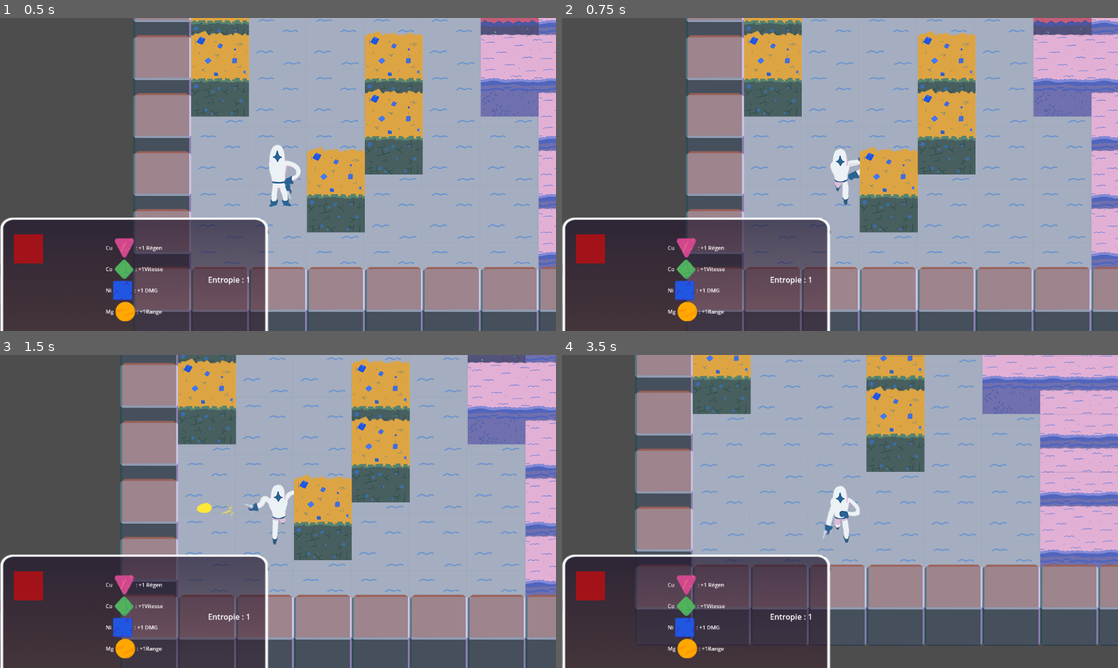
Above: before the commit, frames 1-4 (two rows, left to right).
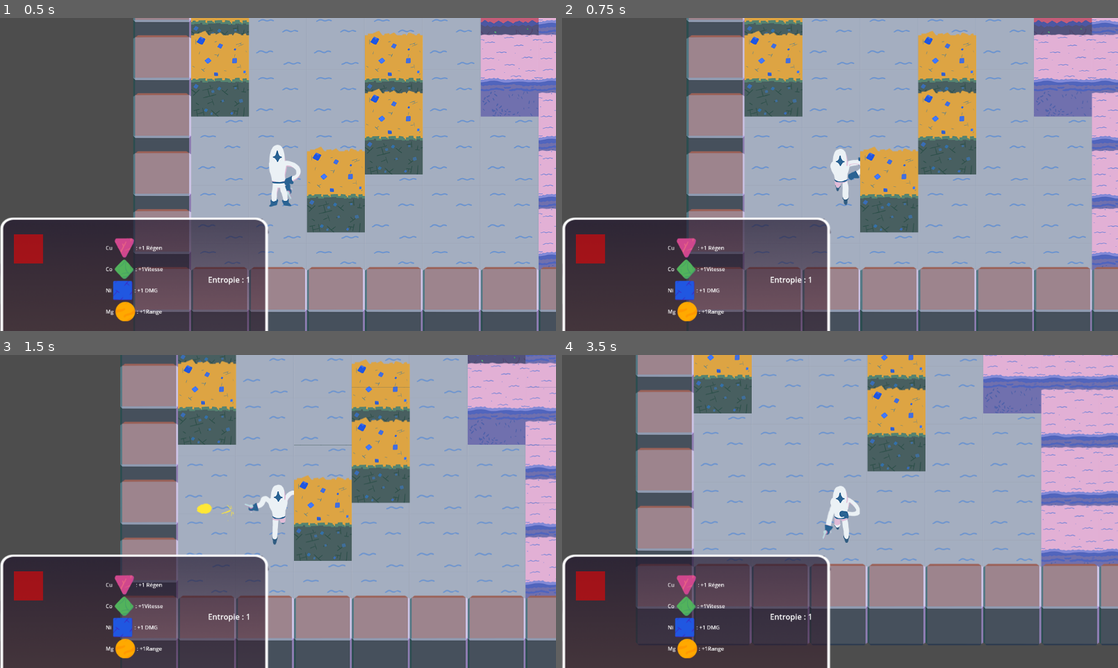
Above: after the commit, the same moments.

Repository: ParisRomane/Scientific_game_jam
Game: Godot game, scene res://scenes/concrete_scenes/game.tscn
The game is run twice, just before and just after one commit, with the same random seed, the same clock (stepped at 60 frames per second) and the same inputs. This scene is started directly instead of the project's main scene.
Inputs (mouse positions are in pixels of both pictures, inside the frame that each line leads up to):
- Up to frame 1 (0.5 s): no input
- Up to frame 2 (0.75 s): tap Enter at 0.5 s; move the mouse to (962, 158) at 0.52 s; press the mouse at (962, 158) at 0.53 s; hold Right (ui_right) from 0.53 s (still down)
- Up to frame 3 (1.5 s): tap Space (ui_select) at 0.77 s; move the mouse to (166, 527) at 1.27 s; release Right (ui_right) at 1.28 s; release the mouse at (166, 527) at 1.28 s; hold Down (ui_down) from 1.28 s (still down); click (166, 527) at 1.35 s
- Up to frame 4 (3.5 s): tap Space (ui_select) at 1.52, 3.02 s; move the mouse to (895, 442) at 2.02 s; release Down (ui_down) at 2.03 s; press the mouse at (895, 442) at 2.03 s; hold Right (ui_right) 2.03-2.78 s; move the mouse to (812, 574) at 2.77 s; release the mouse at (812, 574) at 2.78 s; hold Up (ui_up) from 2.78 s (still down); click (812, 574) at 2.85 s

Frame 1 is identical in both runs. In frame 2, 2.6% of the frame differs, in the area x 22-100%, y 0-100%; in frame 3, 4.6%; in frame 4, 6.2%, in the area x 13-100%, y 0-93%.

Commit message:
lobby server update and arm synchro

Diff:
--- a/scenes/UIs/UI.tscn
+++ b/scenes/UIs/UI.tscn
@@ -1,10 +1,10 @@
-[gd_scene load_steps=6 format=3]
+[gd_scene load_steps=6 format=3 uid="uid://fdhrndqmcpp5"]
 
 [ext_resource type="Script" path="res://scripts/UI.gd" id="1_xkwvf"]
 [ext_resource type="Texture2D" uid="uid://dkoapkls5ypuw" path="res://assets/component/rond_smal_0.png" id="2_15a7m"]
-[ext_resource type="Texture2D" uid="uid://q5o5evpwgdud" path="res://assets/environement/no_gems.png" id="2_od3pk"]
+[ext_resource type="Texture2D" uid="uid://dvfvchb6qowus" path="res://assets/environement/no_gems.png" id="2_od3pk"]
 [ext_resource type="Texture2D" uid="uid://cb3httmd3h0to" path="res://assets/component/people_icon.png" id="4_e57v1"]
-[ext_resource type="Texture2D" uid="uid://cpcj4wmlaj7q2" path="res://assets/ui_crop.png" id="5_lq4km"]
+[ext_resource type="Texture2D" uid="uid://btitpgwojv5mu" path="res://assets/ui_crop.png" id="5_lq4km"]
 
 [node name="UI" type="Control"]
 z_index = 100
@@ -92,3 +92,5 @@
 offset_right = 520.0
 offset_bottom = 552.0
 text = "Entropie : 1"
+
+[node name="Sprite2D" type="Sprite2D" parent="."]
--- a/scripts/Player.gd
+++ b/scripts/Player.gd
@@ -25,7 +25,7 @@
 var shoot
 var suicide
 @export var is_player = true;
-signal send(position, pv, stat_speed, stat_damage, stat_regen, stat_range, name )
+signal send(name, position, pv, list_stat, arm )
 
 var ACC = 50
 
@@ -70,8 +70,18 @@
 		vel = velocity
 		$Arm.look_at(get_global_mouse_position())
 		update_pv(delta)
-		emit_signal("send", position, pv, stat_speed, stat_damage, stat_regen, stat_range, name)
+		emit_signal("send",name, position, pv, [stat_speed, stat_damage, stat_regen, stat_range], get_global_mouse_position())
 	#update_position()
+	if !is_dead:
+		var coef = 1/(float(pv_default)/float(pv))
+		$AnimatedSprite2D.modulate = Color(1, coef, coef)
+		$Arm.modulate = Color(1, coef, coef)
+	else :
+		$AnimatedSprite2D.modulate = Color(1, 1,1)
+	movement_loop()
+	shooting()
+	animation_loop()
+
 
 func hit(damage):
 	pv -= damage
@@ -105,16 +115,6 @@
 	shoot = Input.is_action_pressed("shoot")
 	suicide = Input.is_action_just_pressed("ui_cancel")
 
-	if !is_dead:
-		var coef = 1/(float(pv_default)/float(pv))
-		$AnimatedSprite2D.modulate = Color(1, coef, coef)
-		$Arm.modulate = Color(1, coef, coef)
-	else :
-		$AnimatedSprite2D.modulate = Color(1, 1,1)
-
-	movement_loop()
-	shooting()
-	animation_loop()
 
 func movement_loop():
 	var speed = max_speed * (1 + 0.2 * stat_speed)
--- a/scripts/game.gd
+++ b/scripts/game.gd
@@ -14,8 +14,14 @@
 	pass
 
 func _ready():
+	get_tree().set_auto_accept_quit(false)
 	udp.connect_to_host("127.0.0.1", port)
 
+func _notification(what):
+	if what == NOTIFICATION_WM_CLOSE_REQUEST:
+		#player dies
+		get_tree().quit()
+		pass
 
 func _process(delta):
 	for i in range (udp.get_available_packet_count()) :
@@ -36,12 +42,13 @@
 	if (datas != null):
 		for data in datas :
 			if ( data['name'] != player ):
-				#get_node("Map/"+data['name']).change_setting(data['stat'])
 				var position = Vector2(data['position'][0],data['position'][1])
 				if (position != get_node("Level/"+data['name']).position ):
 					get_node("Level/"+data['name']).position = position
-				#get_node("Map/"+data['name']).pv = data['pv']
+				get_node("Level/"+data['name']).pv = data['pv']
+				get_node("Level/"+data['name']).change_setting(data['stat'])
+				get_node("Level/"+data['name']+"/Arm").look_at(Vector2 (data['arm'][0],data['arm'][1]))
 
-func send_update(position, pv, stat_speed, stat_damage, stat_regen, stat_range, name  ):
-	var data = {"name"= name, "position" = [position.x, position.y], "pv" = pv , "stat" = [ stat_speed, stat_damage, stat_regen, stat_range]}
+func send_update(name, position, pv, list_stat, arm ):
+	var data = {"name"= name, "position" = [position.x, position.y], "pv" = pv , "stat" = list_stat, "arm" = [arm.x, arm.y] }
 	send(JSON.stringify(data))
--- a/scripts/lobby.gd
+++ b/scripts/lobby.gd
@@ -80,13 +80,11 @@
 	for n in $Lobby/lobby_L/VBoxContainer.get_children():
 		$Lobby/lobby_L/VBoxContainer.remove_child(n)
 		n.queue_free()
-	for i in range(len(data)):
+	for i in data.keys():
 		var co = connect_scene.instantiate()
 		co.setup(data[i],i)
 		co.connect("co", self._on_connect_pressed)
 		$Lobby/lobby_L/VBoxContainer.add_child(co)
-
-var level_scene = preload("res://scenes/concrete_scenes/game.tscn")
 
 func _on_connect_pressed(msg):
 	if (($Lobby/lobby_R/pseudo.text).replace(" ","") == "") :
@@ -97,6 +95,8 @@
 func _on_host_pressed():
 	var string = "LOBBY HOST "+ $Lobby/lobby_R/pseudo.text
 	send(string)
+
+var level_scene = preload("res://scenes/concrete_scenes/game.tscn")
 
 func launch_game(sended : String):
 	print(sended)
@@ -116,3 +116,8 @@
 		#level.get_node("CanvasLayer/1").connect.call_deferred("update_stat",self.change_setting)
 		#level.get_node("Map/"+player).connect.call_deferred("player_update_pv",self.change_hp)
 		self.add_child(level)
+	else :
+		print(launch[0])
+
+func dies(pseudo, player, port):
+	send("DIE "+str(player))
--- a/scripts/server/connect.gd
+++ b/scripts/server/connect.gd
@@ -4,8 +4,8 @@
 signal co(msg)
 
 func setup(data,id) :
-	$ColorRect/pseudo_host.text = data["joueur1"]["pseudo"]
-	$ColorRect/nb_participant.text = "nombres participant : "+ str(data["nb_joueur"])+ "/4"
+	$ColorRect/pseudo_host.text = data["Player_1"]["pseudo"]
+	$ColorRect/nb_participant.text = "nombres participant : "+ str(data["nb_joueur"])+ "/2"
 	self.id = id
 
 func _on_button_pressed():
Not shown, changed: multiplayer/server_lobby.py
